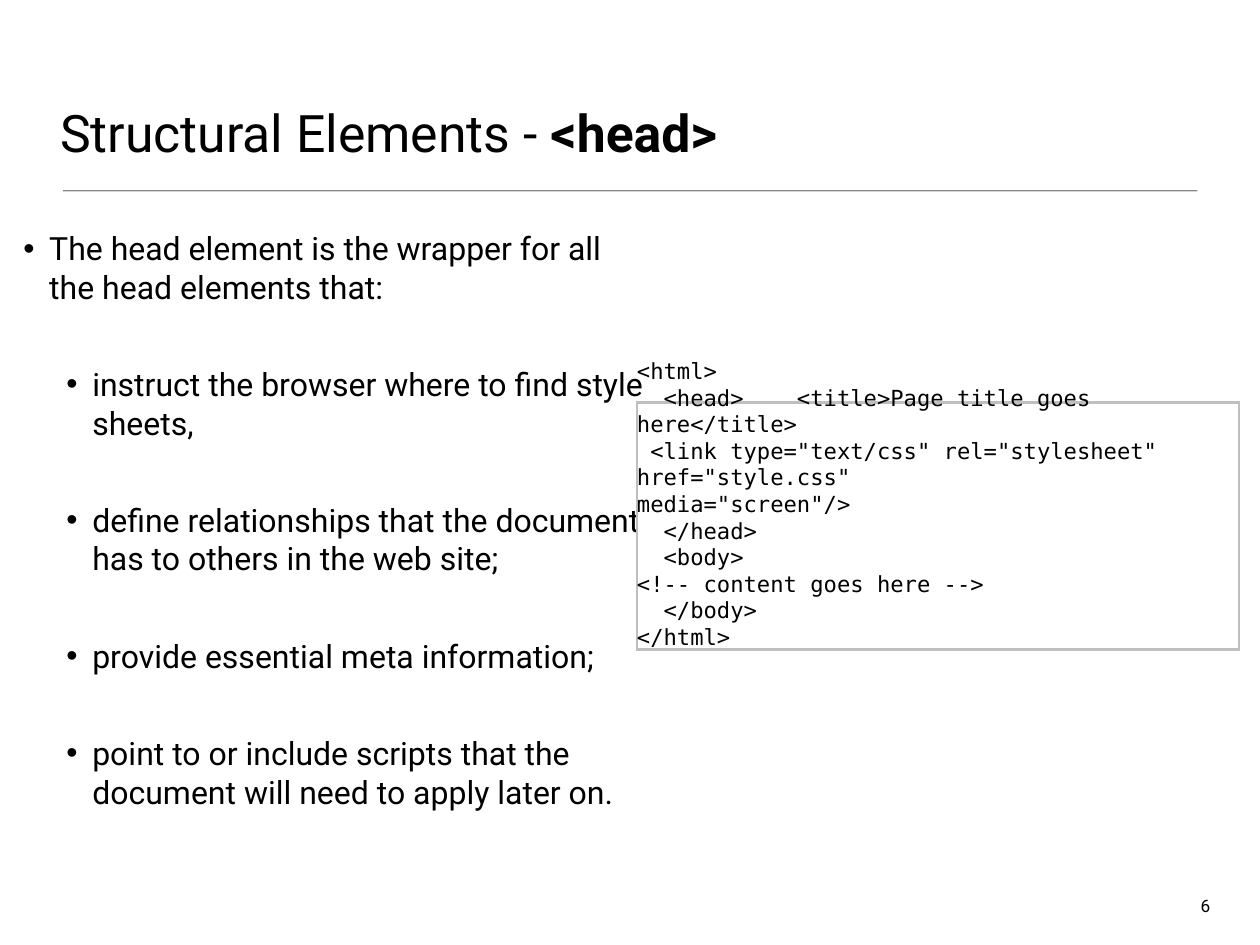
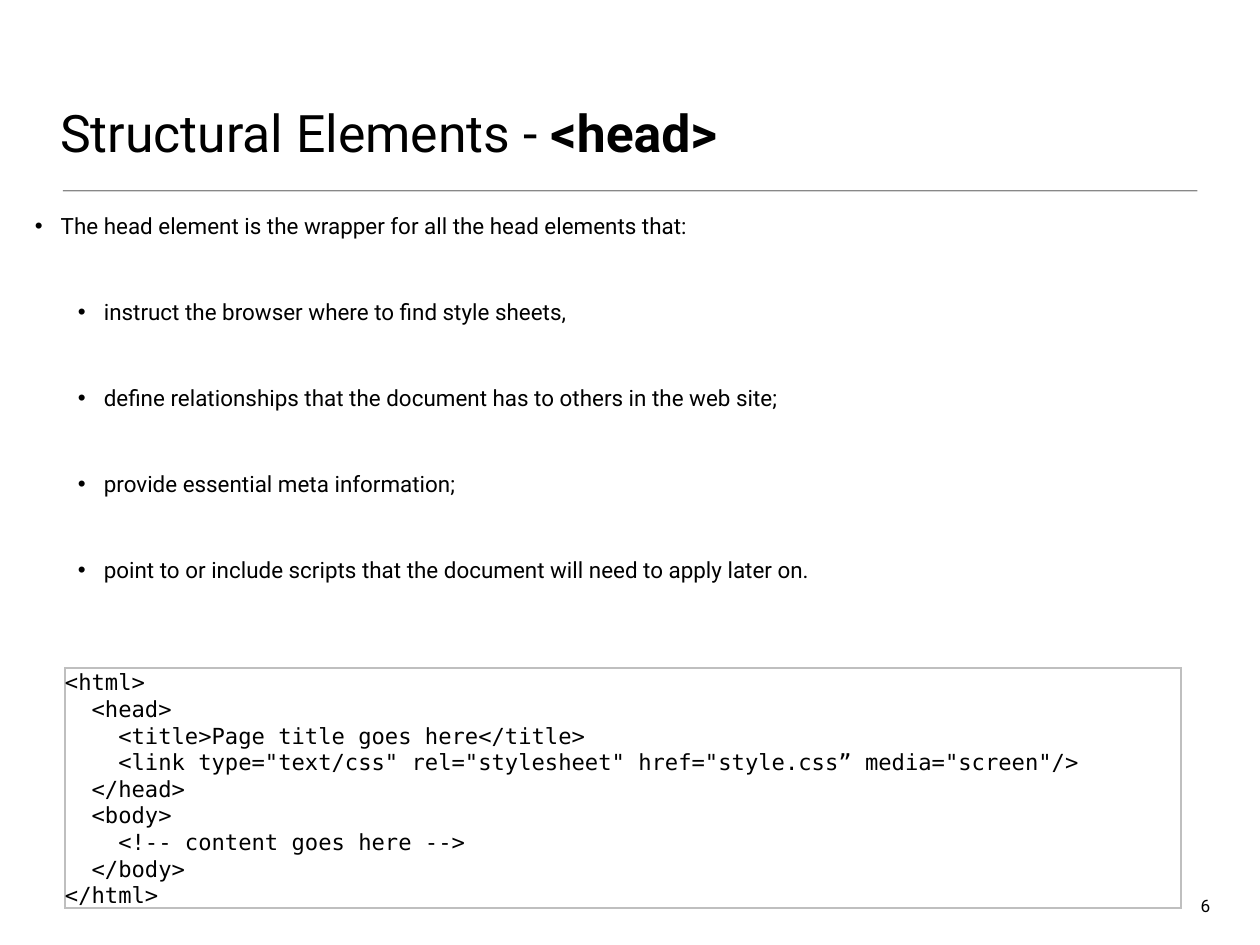
Before and after one commit to wit-web-dev-2015/web-dev-1, a slide deck: slide 6 of topic02/talk-1/a-html-elements.ppt. Drawn at 1260x945 pixels with LibreOffice and Linux fonts; fonts in the diff are those of the drawing. Boxes give left, top, right and bottom in pixels: in the first picture for what was removed or moved away, otherwise in the second. Text is boxed around its words. In the diff, an @@ line names an element or a change of style, - is before the commit and + after.

```diff
--- a/topic02/talk-1/a-html-elements.ppt
+++ b/topic02/talk-1/a-html-elements.ppt
@@ text "The head element is the ...": place and size @@
-text "The head element is the ..." at (49, 235, 643, 811)
+text "The head element is the ..." at (61, 217, 809, 583)
@@ text "The head element is the ..." at (61, 217, 809, 583): size 26 to 18.2 pt @@
@@ rectangle "<html>": place and size @@
-rectangle "<html>" at (637, 403, 1240, 650)
+rectangle "<html>" at (65, 668, 1181, 908)
@@ text in rectangle at (92, 700, 1078, 775): text changed @@
-<head> <title>Page title goes here</title>
-<link type="text/css" rel="stylesheet" href="style.css" media="screen"/>
+<head>
+<title>Page title goes here</title>
+<link type="text/css" rel="stylesheet" href="style.css” media="screen"/>
```
Also in this commit, not shown: 7 other files.
